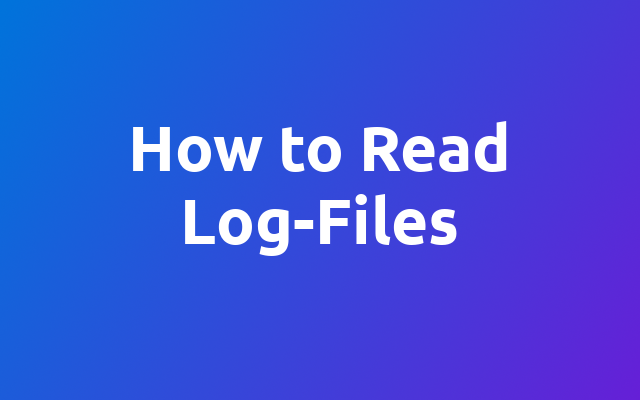
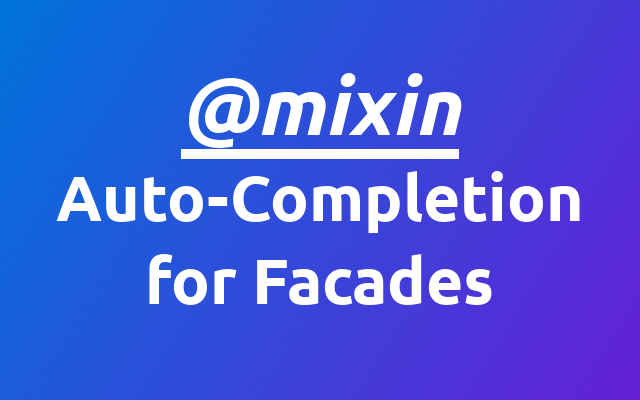
Two versions of the same layered image (640x400). Layer-by-layer changes:
renamed "How to Read ..." to "@mixin ...", painted on it over <box>56,73,580,305</box>
